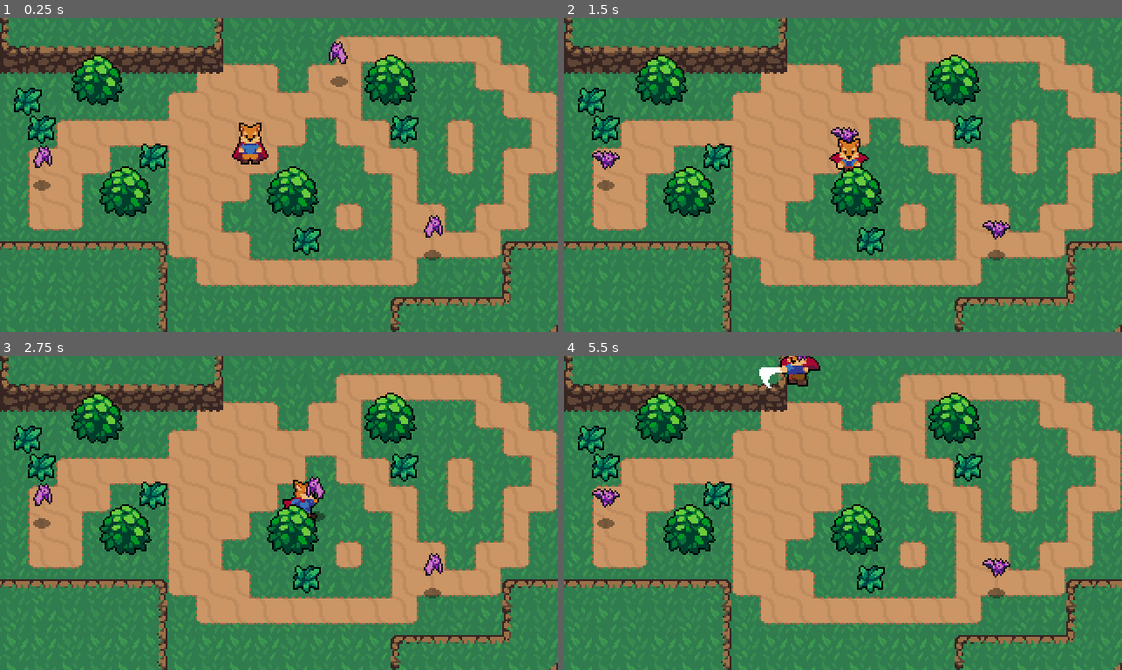
Above: before the commit, frames 1-4 (two rows, left to right).
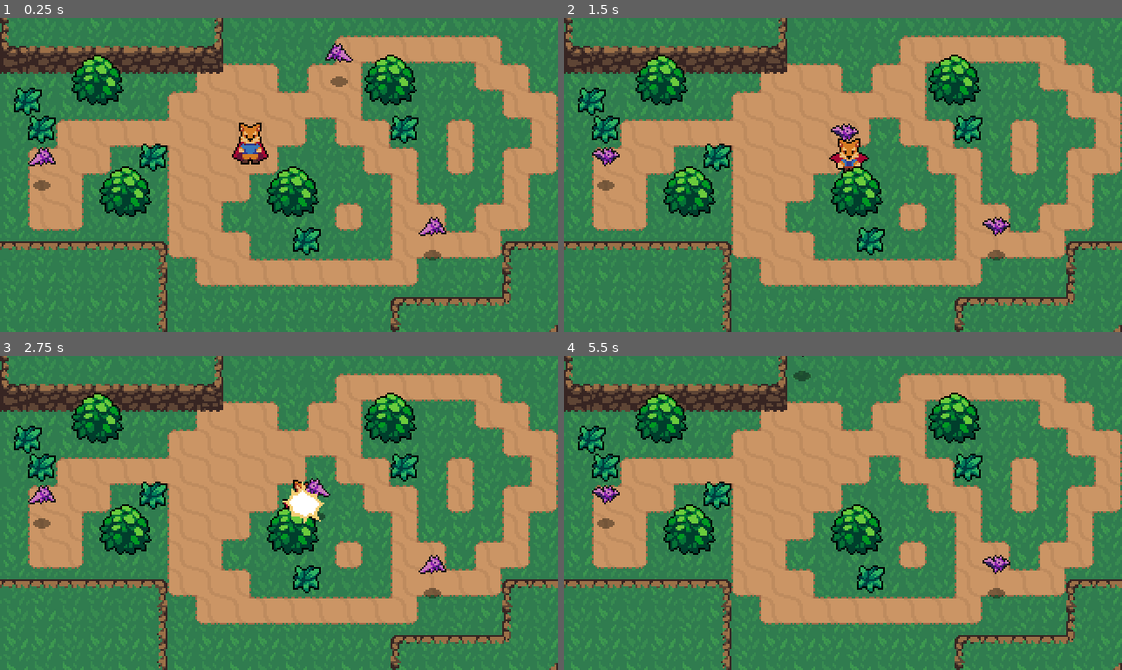
Above: after the commit, the same moments.

Repository: acbarker19/Godot-Action-RPG
Game: Godot game, scene res://World.tscn
Same seed, same stepped clock (60 frames per second), same inputs: the game is played once before the commit and once after it.
Inputs:
- Up to frame 1 (0.25 s): no input
- Up to frame 2 (1.5 s): hold Right (ui_right) 0.53-1.28 s; tap X (attack) at 0.6 s; hold Down (ui_down) from 1.28 s (still down); tap K (roll) at 1.35 s
- Up to frame 3 (2.75 s): release Down (ui_down) at 2.03 s; hold Right (ui_right) from 2.03 s (still down); tap X (attack) at 2.1 s
- Up to frame 4 (5.5 s): release Right (ui_right) at 2.78 s; hold Up (ui_up) 2.78-3.53 s; tap K (roll) at 2.85, 4.35 s; hold Left (ui_left) 3.53-5.03 s; tap X (attack) at 3.6, 5.1 s; hold Down (ui_down) from 5.03 s (still down)

The runs differ from the first frame. In frame 1, 0.5% of the frame differs, in the area x 5-80%, y 7-70%; in frame 2, 0.5%; in frame 3, 0.9%; in frame 4, 1.0%, in the area x 5-80%, y 0-71%.

Commit message:
Added Invincibility When Player is Hurt

Diff:
--- a/Enemies/Bat.gd
+++ b/Enemies/Bat.gd
@@ -20,6 +20,7 @@
 onready var sprite = $AnimatedSprite
 onready var stats = $Stats
 onready var playerDetectionZone = $PlayerDetectionZone
+onready var hurtbox = $Hurtbox
 
 func _physics_process(delta):
 	knockback = knockback.move_toward(Vector2.ZERO, 200 * delta)
@@ -50,8 +51,9 @@
 		state = CHASE
 
 func _on_Hurtbox_area_entered(area):
-	stats.health -= 1
+	stats.health -= area.damage
 	knockback = area.knockback_vector * 120
+	hurtbox.create_hit_effect()
 
 func _on_Stats_no_health():
 	queue_free()
--- a/Enemies/Bat.tscn
+++ b/Enemies/Bat.tscn
@@ -6,6 +6,7 @@
 [ext_resource path="res://Enemies/Bat.gd" type="Script" id=4]
 [ext_resource path="res://Stats.tscn" type="PackedScene" id=5]
 [ext_resource path="res://Enemies/PlayerDetectionZone.tscn" type="PackedScene" id=6]
+[ext_resource path="res://Overlap/Hitbox.tscn" type="PackedScene" id=7]
 
 [sub_resource type="AtlasTexture" id=1]
 atlas = ExtResource( 1 )
@@ -45,6 +46,9 @@
 [sub_resource type="CircleShape2D" id=9]
 radius = 71.0
 
+[sub_resource type="CircleShape2D" id=10]
+radius = 5.0
+
 [node name="Bat" type="KinematicBody2D"]
 collision_layer = 16
 script = ExtResource( 4 )
@@ -52,7 +56,7 @@
 [node name="AnimatedSprite" type="AnimatedSprite" parent="."]
 frames = SubResource( 6 )
 animation = "fly"
-frame = 4
+frame = 3
 playing = true
 offset = Vector2( 0, -12 )
 
@@ -77,9 +81,18 @@
 [node name="CollisionShape2D" parent="PlayerDetectionZone" index="0"]
 modulate = Color( 1, 1, 1, 0.454902 )
 shape = SubResource( 9 )
+
+[node name="Hitbox" parent="." instance=ExtResource( 7 )]
+collision_mask = 4
+
+[node name="CollisionShape2D" parent="Hitbox" index="0"]
+position = Vector2( 0, -14 )
+shape = SubResource( 10 )
 [connection signal="area_entered" from="Hurtbox" to="." method="_on_Hurtbox_area_entered"]
 [connection signal="no_health" from="Stats" to="." method="_on_Stats_no_health"]
 
 [editable path="Hurtbox"]
 
 [editable path="PlayerDetectionZone"]
+
+[editable path="Hitbox"]
--- a/Overlap/Hurtbox.gd
+++ b/Overlap/Hurtbox.gd
@@ -1,12 +1,36 @@
 extends Area2D
-
-export(bool) var show_hit = true
 
 const HitEffect = preload("res://Effects/HitEffect.tscn")
 
-func _on_Hurtbox_area_entered(area):
-	if show_hit:
-		var effect = HitEffect.instance()
-		var main = get_tree().current_scene
-		main.add_child(effect)
-		effect.global_position = global_position
+var invincible = false setget set_invincible
+
+onready var timer = $Timer
+
+signal invincibility_start
+signal invincibility_ended
+
+func set_invincible(value):
+	invincible = value
+	if invincible:
+		emit_signal("invincibility_started")
+	else:
+		emit_signal("invincibility_ended")
+
+func start_invincibility(duration):
+	self.invincible = true
+	timer.start(duration)
+
+func create_hit_effect():
+	var effect = HitEffect.instance()
+	var main = get_tree().current_scene
+	main.add_child(effect)
+	effect.global_position = global_position
+
+func _on_Timer_timeout():
+	self.invincible = false
+
+func _on_Hurtbox_invincibility_start():
+	set_deferred("monitorable", false)
+
+func _on_Hurtbox_invincibility_ended():
+	monitorable = true
--- a/Overlap/Hurtbox.tscn
+++ b/Overlap/Hurtbox.tscn
@@ -8,4 +8,8 @@
 script = ExtResource( 1 )
 
 [node name="CollisionShape2D" type="CollisionShape2D" parent="."]
-[connection signal="area_entered" from="." to="." method="_on_Hurtbox_area_entered"]
+
+[node name="Timer" type="Timer" parent="."]
+[connection signal="invincibility_ended" from="." to="." method="_on_Hurtbox_invincibility_ended"]
+[connection signal="invincibility_start" from="." to="." method="_on_Hurtbox_invincibility_start"]
+[connection signal="timeout" from="Timer" to="." method="_on_Timer_timeout"]
--- a/Player/Player.gd
+++ b/Player/Player.gd
@@ -20,6 +20,7 @@
 onready var animationTree = $AnimationTree
 onready var animationState = animationTree.get("parameters/playback")
 onready var swordHitbox = $HitboxPivot/SwordHitbox
+onready var hurtbox = $Hurtbox
 
 func _ready():
 	stats.connect("no_health", self, "queue_free")
@@ -82,4 +83,6 @@
 	state = MOVE
 
 func _on_Hurtbox_area_entered(area):
-	stats.health -= 1
+	stats.health -= area.damage
+	hurtbox.start_invincibility(0.5)
+	hurtbox.create_hit_effect()
Not shown: 1 places in Enemies/Bat.tscn that only renumber resources
